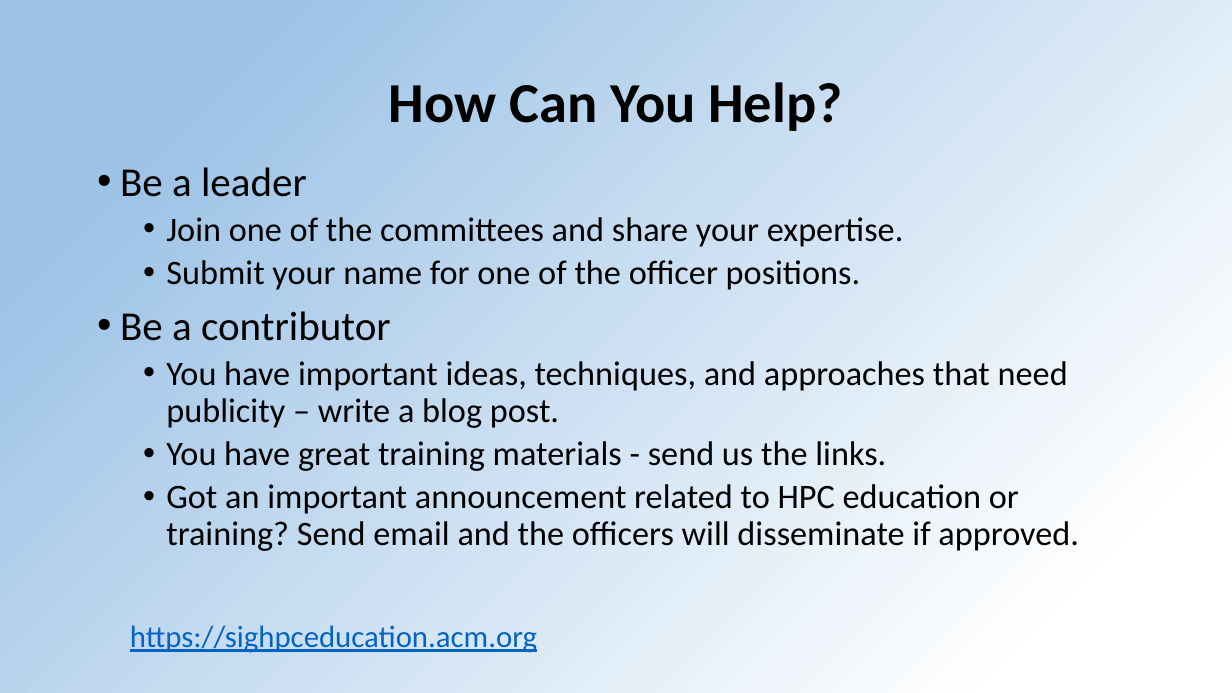
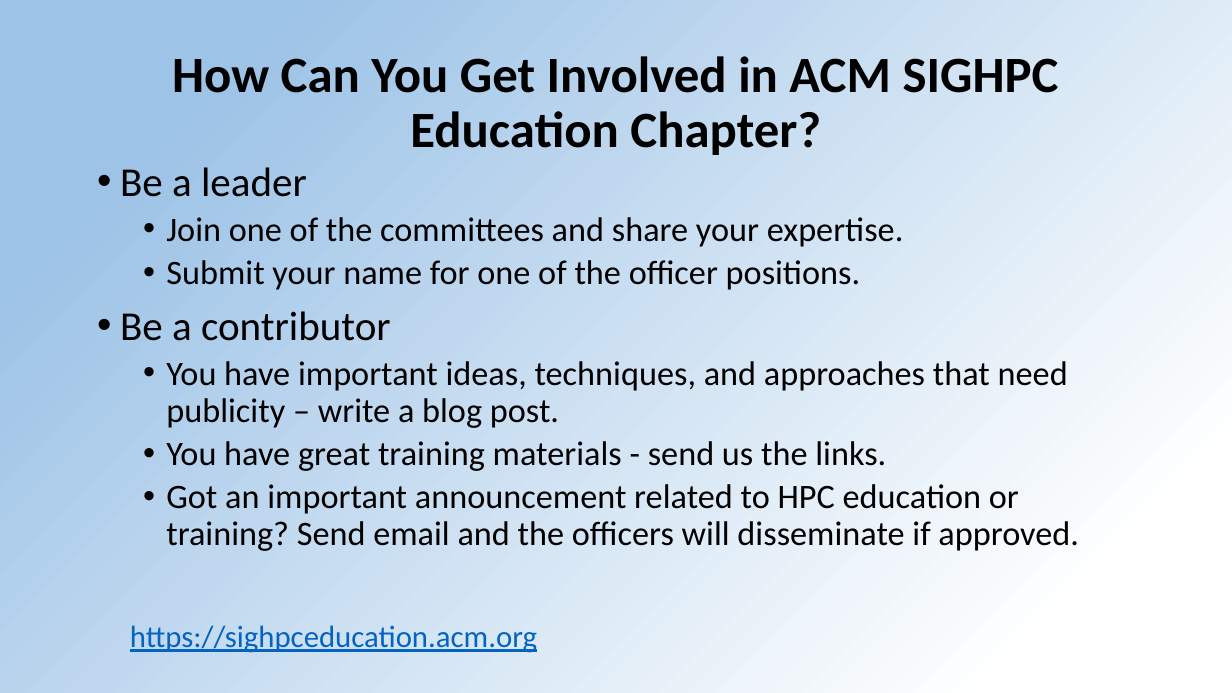
Before and after one commit to HPC-certification-forum/www, a slide deck: slide 17 of data/assets/talks/2020-05/SIGHPC-EduChpt-slides-CertForumWkshp2020.pptx (slide 12 before the commit). Drawn at 1232x693 pixels with LibreOffice and Linux fonts; fonts in the diff are those of the drawing; background and template pictures are left out. Boxes give left, top, right and bottom in pixels: in the first picture for what was removed or moved away, otherwise in the second. Text is boxed around its words. In the diff, an @@ line names an element or a change of style, - is before the commit and + after.

```diff
--- a/data/assets/talks/2020-05/SIGHPC-EduChpt-slides-CertForumWkshp2020.pptx
+++ b/data/assets/talks/2020-05/SIGHPC-EduChpt-slides-CertForumWkshp2020.pptx
@@ title at (x1=172, y1=56, x2=1059, y2=155): text changed; size 33 to 29.7 pt @@
-How Can You Help?
+How Can You Get Involved in ACM SIGHPC Education Chapter?
```
Also in this commit, not shown: 4 other slides changed, 5 slides added, 2 other files.
